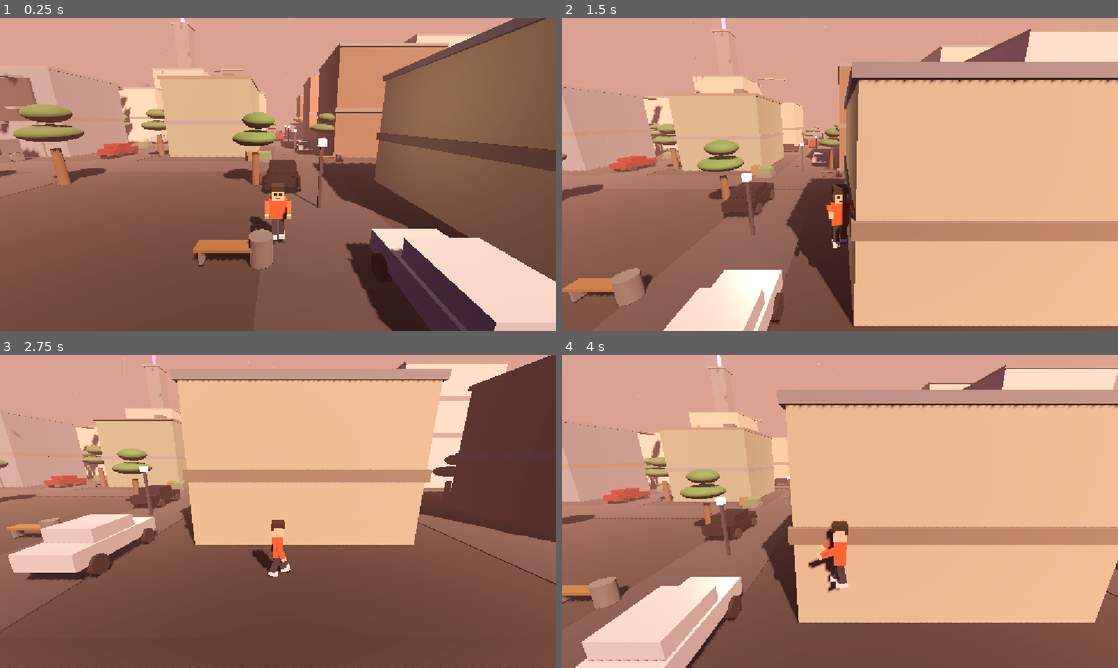
Above: before the commit, frames 1-4 (two rows, left to right).
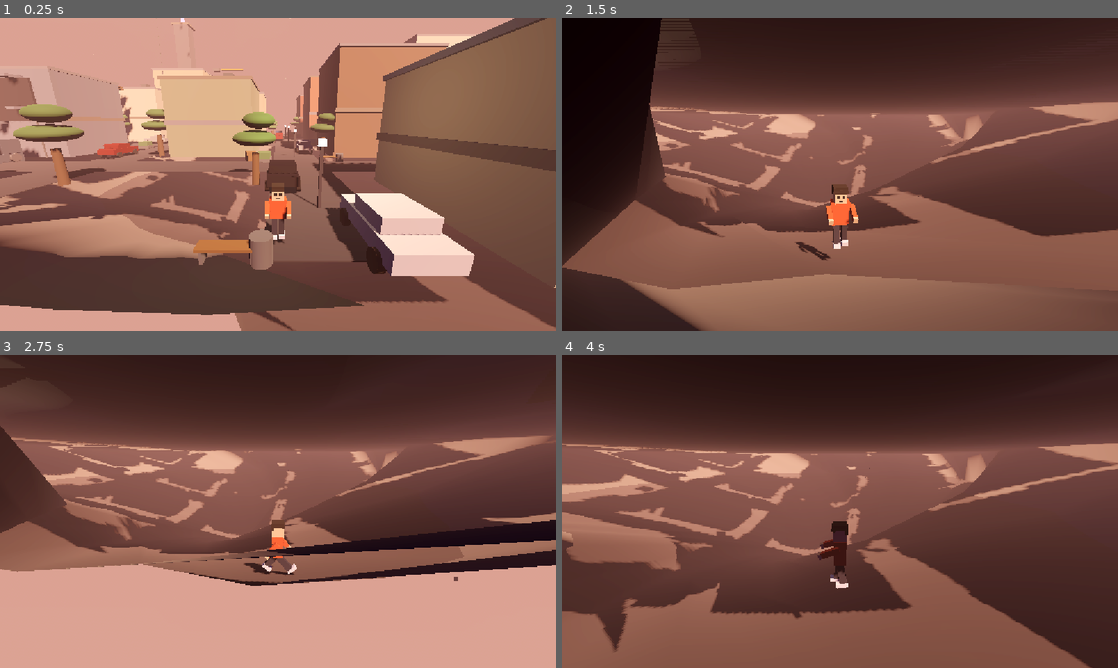
Above: after the commit, the same moments.

Repository: hasanhug/The---Falling---City
Game: Godot game, scene res://main.tscn
The game is run twice, just before and just after one commit, with the same random seed, the same clock (stepped at 60 frames per second) and the same inputs.
Inputs (mouse positions are in pixels of both pictures, inside the frame that each line leads up to):
- Up to frame 1 (0.25 s): no input
- Up to frame 2 (1.5 s): move the mouse to (962, 158) at 0.52 s; hold D (move_right) 0.53-1.28 s; hold Shift (sprint) 0.53-1.28 s; click (962, 158) at 0.67 s; tap Space (jump) at 0.77 s; move the mouse to (728, 190) at 1.27 s; hold S (move_back) from 1.28 s (still down); tap Mouse wheel up (zoom_in) at 1.35 s
- Up to frame 3 (2.75 s): tap Space (jump) at 1.52 s; move the mouse to (333, 442) at 2.02 s; release S (move_back) at 2.03 s; hold D (move_right) from 2.03 s (still down); tap Mouse wheel down (zoom_out) at 2.1 s
- Up to frame 4 (4 s): move the mouse to (812, 574) at 2.77 s; release D (move_right) at 2.78 s; hold W (move_forward) 2.78-3.53 s; tap Shift (sprint) at 2.85 s; click (812, 574) at 2.92 s; tap Space (jump) at 3.02, 3.77 s; move the mouse to (1006, 558) at 3.52 s; hold A (move_left) from 3.53 s (still down); tap Mouse wheel up (zoom_in) at 3.6 s

The runs differ from the first frame. In frame 1, 34% of the frame differs, in the area x 0-100%, y 35-100%; in frame 2, 88%, in the area x 0-100%, y 0-100%; in frame 3, 88%; in frame 4, 85%.

Commit message:
CHanged the map shpae

Diff:
--- /dev/null
+++ b/island.gd
@@ -0,0 +1,152 @@
+extends StaticBody3D
+
+## Generates the whole floating island at runtime:
+## - a ragged top outline that bulges at the corners and carves bays
+##   into the cardinal edges (every building stays safely on rock),
+## - a two-tone rocky underside that tapers down to a single spike.
+## A fixed seed means the island looks identical every time you run.
+
+## Seed for the random jitter (change for a different island).
+const SEED_VALUE := 7
+
+## Outline control points: [angle in degrees, radius in metres].
+## Interpolated smoothly; bays are the four cardinal entries.
+const OUTLINE := [
+	[0.0, 35.0], [22.5, 44.0], [45.0, 52.0], [67.5, 49.0],
+	[90.0, 35.5], [112.5, 37.0], [135.0, 41.5], [157.5, 40.0],
+	[180.0, 38.5], [202.5, 44.0], [225.0, 46.0], [247.5, 44.5],
+	[270.0, 35.0], [292.5, 41.0], [315.0, 52.5], [337.5, 46.0],
+]
+
+## Each ring of the underside: [depth below the surface, radius scale, rotation].
+const RINGS := [
+	[0.0, 1.0, 0.0],
+	[6.0, 0.72, 0.35],
+	[12.0, 0.42, 0.8],
+	[17.0, 0.15, 1.3],
+]
+
+const RING_POINTS := 64
+## How far below the surface the spike tip reaches.
+const SPIKE_DEPTH := 20.0
+## Angles that are bay floors: no jitter there so the streets stay safe.
+const BAY_ANGLES := [0.0, 90.0, 180.0, 270.0]
+
+var _rng := RandomNumberGenerator.new()
+## Every triangle we generate, reused for the collision shape.
+var _faces := PackedVector3Array()
+
+
+func _ready() -> void:
+	_rng.seed = SEED_VALUE
+
+	# Build the four rings from the outline, then the mesh and collision.
+	var rings: Array[PackedVector3Array] = []
+	for ring in RINGS:
+		rings.append(_make_ring(ring[0], ring[1], ring[2]))
+
+	var mesh := ArrayMesh.new()
+	_build_surface(mesh, 0, rings, true)
+	_build_surface(mesh, 1, rings, false)
+
+	var mesh_instance := MeshInstance3D.new()
+	mesh_instance.mesh = mesh
+	add_child(mesh_instance)
+
+	var collision := CollisionShape3D.new()
+	var shape := ConcavePolygonShape3D.new()
+	shape.set_faces(_faces)
+	collision.shape = shape
+	add_child(collision)
+
+
+## Smoothly interpolates the outline radii, with seeded jitter
+## (skipped near the bay floors so they keep their safe depth).
+func _radius_at(angle: float) -> float:
+	var degrees := fmod(rad_to_deg(angle) + 360.0, 360.0)
+	# Find the two control points this angle sits between.
+	var idx := int(degrees / 22.5)
+	var t := (degrees - idx * 22.5) / 22.5
+	# Smooth cosine blend between the two radii.
+	var blend := (1.0 - cos(t * PI)) * 0.5
+	var radius: float = lerpf(OUTLINE[idx][1], OUTLINE[(idx + 1) % OUTLINE.size()][1], blend)
+
+	# Jitter, unless we are close to a bay floor angle.
+	var nearest_bay := 999.0
+	for bay in BAY_ANGLES:
+		var distance := absf(fmod(degrees - bay + 540.0, 360.0) - 180.0)
+		nearest_bay = min(nearest_bay, distance)
+	if nearest_bay > 12.0:
+		radius += _rng.randf_range(-0.8, 0.8)
+	else:
+		radius += _rng.randf_range(-0.2, 0.2)
+	return radius
+
+
+## One ring of points at the given depth, scale and rotation.
+func _make_ring(depth: float, radius_scale: float, rotation: float) -> PackedVector3Array:
+	var points := PackedVector3Array()
+	for i in RING_POINTS:
+		var angle := TAU * i / RING_POINTS
+		var radius := _radius_at(angle) * radius_scale
+		if depth > 0.0:
+			radius += _rng.randf_range(-0.5, 0.5)
+			angle += rotation
+		points.append(Vector3(cos(angle) * radius, -depth, sin(angle) * radius))
+	return points
+
+
+## Builds one material surface. Surface 0: flat top + upper walls (light rock).
+## Surface 1: lower walls + spike (dark rock).
+func _build_surface(mesh: ArrayMesh, surface_id: int, rings: Array[PackedVector3Array], upper: bool) -> void:
+	var tool := SurfaceTool.new()
+	tool.begin(Mesh.PRIMITIVE_TRIANGLES)
+
+	var top := rings[0]
+	var count := top.size()
+
+	if upper:
+		# Flat top cap: fan from the centre.
+		var centre := Vector3(0, 0, 0)
+		for i in count:
+			_add_triangle(tool, centre, top[(i + 1) % count], top[i])
+		# Upper walls: ring 0 down to ring 1.
+		_add_wall(tool, rings[0], rings[1])
+	else:
+		# Lower walls: ring 1 down to ring 3.
+		_add_wall(tool, rings[1], rings[2])
+		_add_wall(tool, rings[2], rings[3])
+		# Spike tip: fan from a single low point.
+		var tip := Vector3(1.5, -SPIKE_DEPTH, -1.0)
+		var bottom := rings[3]
+		for i in count:
+			_add_triangle(tool, tip, bottom[i], bottom[(i + 1) % count])
+
+	var material := StandardMaterial3D.new()
+	if upper:
+		material.albedo_color = Color(0.42, 0.4, 0.38, 1)
+	else:
+		material.albedo_color = Color(0.25, 0.23, 0.24, 1)
+	material.roughness = 0.95
+	tool.set_material(material)
+	tool.generate_normals()
+	tool.commit(mesh, surface_id)
+
+
+## The wall between an upper and a lower ring, as quads of two triangles.
+func _add_wall(tool: SurfaceTool, upper_ring: PackedVector3Array, lower_ring: PackedVector3Array) -> void:
+	var count := upper_ring.size()
+	for i in count:
+		var j := (i + 1) % count
+		_add_triangle(tool, lower_ring[i], upper_ring[i], upper_ring[j])
+		_add_triangle(tool, lower_ring[i], upper_ring[j], lower_ring[j])
+
+
+## Adds one triangle to the mesh and remembers it for the collision shape.
+func _add_triangle(tool: SurfaceTool, a: Vector3, b: Vector3, c: Vector3) -> void:
+	tool.add_vertex(a)
+	tool.add_vertex(b)
+	tool.add_vertex(c)
+	_faces.append(a)
+	_faces.append(b)
+	_faces.append(c)
--- a/main.tscn
+++ b/main.tscn
@@ -7,6 +7,8 @@
 [ext_resource type="PackedScene" path="res://car.tscn" id="2_car"]
 
 [ext_resource type="PackedScene" path="res://tree.tscn" id="3_tree"]
+
+[ext_resource type="Script" path="res://island.gd" id="4_island"]
 
 [sub_resource type="ProceduralSkyMaterial" id="SkyMat"]
 sky_top_color = Color(0.05, 0.04, 0.18, 1)
@@ -458,60 +460,46 @@
 shadow_enabled = true
 
 [node name="CityPlatform" type="StaticBody3D" parent="."]
-
-[node name="PlatformMesh" type="MeshInstance3D" parent="CityPlatform"]
-position = Vector3(0, -1, 0)
-mesh = SubResource("PlatformMesh")
-surface_material_override/0 = SubResource("SurfaceMaterial")
-
-[node name="PlatformCollision" type="CollisionShape3D" parent="CityPlatform"]
-position = Vector3(0, -1, 0)
-shape = SubResource("PlatformShape")
-
-[node name="EdgeTrim" type="MeshInstance3D" parent="CityPlatform"]
-position = Vector3(0, -1, 0)
-scale = Vector3(80.8, 0.3, 80.8)
-mesh = SubResource("UnitBoxMesh")
-surface_material_override/0 = SubResource("TrimCyan")
+script = ExtResource("4_island")
 
 [node name="Streets" type="Node3D" parent="."]
 
 [node name="StreetXP0" type="MeshInstance3D" parent="Streets"]
 position = Vector3(0, 0.02, 0)
-scale = Vector3(5, 0.04, 80)
+scale = Vector3(5, 0.04, 68)
 mesh = SubResource("UnitBoxMesh")
 surface_material_override/0 = SubResource("StreetMaterial")
 
 [node name="StreetXM20" type="MeshInstance3D" parent="Streets"]
 position = Vector3(-20, 0.02, 0)
-scale = Vector3(5, 0.04, 80)
+scale = Vector3(5, 0.04, 76)
 mesh = SubResource("UnitBoxMesh")
 surface_material_override/0 = SubResource("StreetMaterial")
 
 [node name="StreetXP20" type="MeshInstance3D" parent="Streets"]
 position = Vector3(20, 0.02, 0)
-scale = Vector3(5, 0.04, 80)
+scale = Vector3(5, 0.04, 76)
 mesh = SubResource("UnitBoxMesh")
 surface_material_override/0 = SubResource("StreetMaterial")
 
 [node name="StreetZP0" type="MeshInstance3D" parent="Streets"]
 position = Vector3(0, 0.03, 0)
 rotation = Vector3(0, 1.5708, 0)
-scale = Vector3(5, 0.04, 80)
+scale = Vector3(5, 0.04, 68)
 mesh = SubResource("UnitBoxMesh")
 surface_material_override/0 = SubResource("StreetMaterial")
 
 [node name="StreetZM20" type="MeshInstance3D" parent="Streets"]
 position = Vector3(0, 0.03, -20)
 rotation = Vector3(0, 1.5708, 0)
-scale = Vector3(5, 0.04, 80)
+scale = Vector3(5, 0.04, 76)
 mesh = SubResource("UnitBoxMesh")
 surface_material_override/0 = SubResource("StreetMaterial")
 
 [node name="StreetZP20" type="MeshInstance3D" parent="Streets"]
 position = Vector3(0, 0.03, 20)
 rotation = Vector3(0, 1.5708, 0)
-scale = Vector3(5, 0.04, 80)
+scale = Vector3(5, 0.04, 76)
 mesh = SubResource("UnitBoxMesh")
 surface_material_override/0 = SubResource("StreetMaterial")
 
@@ -1433,12 +1421,12 @@
 paint = Color(0.72, 0.73, 0.75, 1)
 
 [node name="Car8" parent="Cars" instance=ExtResource("2_car")]
-position = Vector3(36, 0, -1.7)
+position = Vector3(33, 0, -1.7)
 rotation = Vector3(0, 1.5708, 0)
 paint = Color(0.55, 0.15, 0.13, 1)
 
 [node name="Car9" parent="Cars" instance=ExtResource("2_car")]
-position = Vector3(1.7, 0, -36)
+position = Vector3(1.7, 0, -33)
 paint = Color(0.88, 0.88, 0.9, 1)
 
 [node name="Car10" parent="Cars" instance=ExtResource("2_car")]
@@ -1462,7 +1450,7 @@
 paint = Color(0.12, 0.12, 0.14, 1)
 
 [node name="Car15" parent="Cars" instance=ExtResource("2_car")]
-position = Vector3(1.7, 0, 36)
+position = Vector3(1.7, 0, 33)
 paint = Color(0.88, 0.88, 0.9, 1)
 
 [node name="Car16" parent="Cars" instance=ExtResource("2_car")]
Not shown, added: car.gd.uid
Not shown: 1 places in main.tscn that only renumber resources
